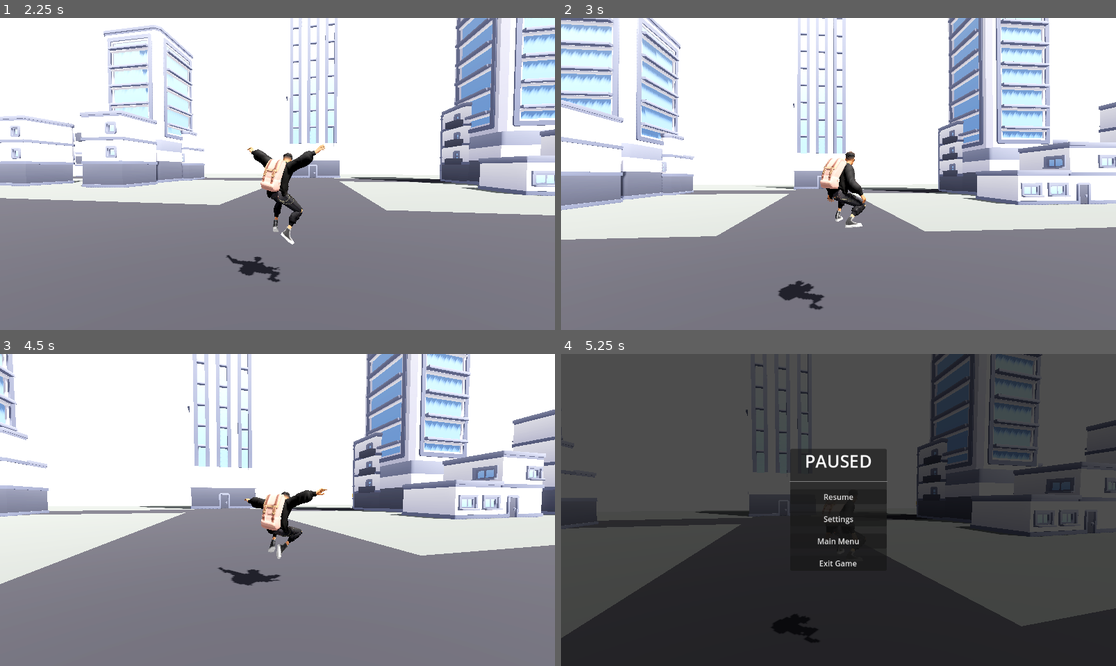
Above: before the commit, frames 1-4 (two rows, left to right).
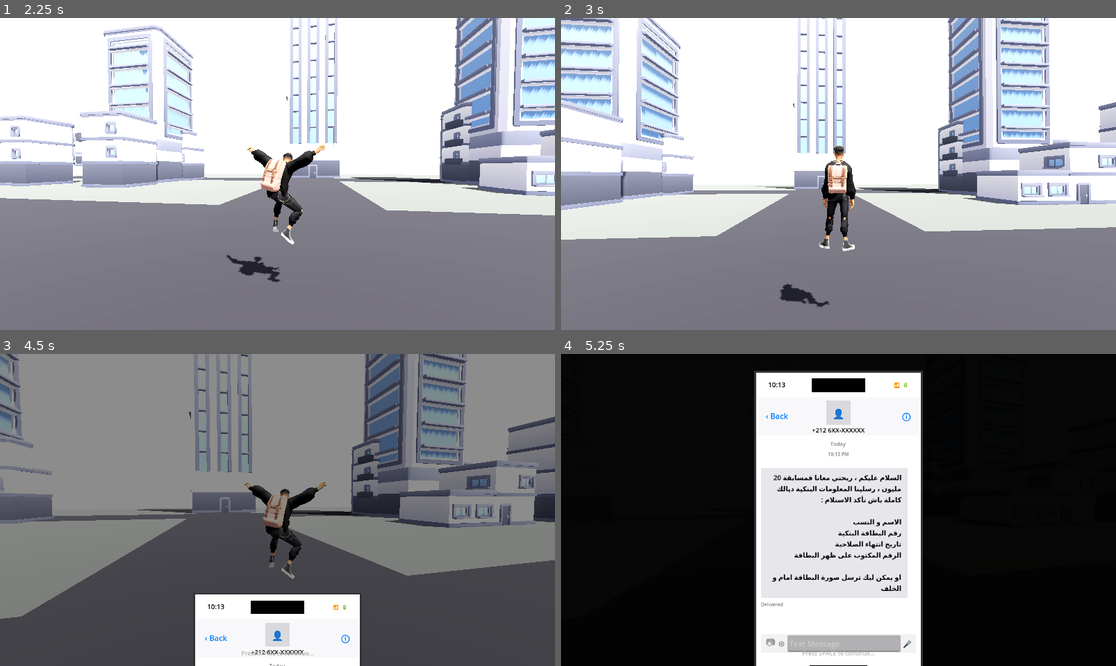
Above: after the commit, the same moments.

Repository: yassernamez03/Cyberethics
Game: Godot game, scene res://scenes/ui/main_menu.tscn
The game is run twice, just before and just after one commit, with the same random seed, the same clock (stepped at 60 frames per second) and the same inputs.
Inputs (mouse positions are in pixels of both pictures, inside the frame that each line leads up to):
- Up to frame 1 (2.25 s): click "New Game" at 0.5 s; tap Enter (ui_accept) at 1.25, 1.55, 2.1 s; move the mouse to (305, 174) at 1.27 s; hold E (interact) 1.28-2.03 s; hold W (move_forward) from 1.28 s (still down); click (305, 174) at 1.42 s; tap Space (jump) at 1.52, 1.82 s; move the mouse to (249, 174) at 2.02 s; click (249, 174) at 2.17 s
- Up to frame 2 (3 s): keep holding W (move_forward); tap Space (jump) at 2.27, 2.57 s; tap T at 2.3, 2.85 s; move the mouse to (849, 167) at 2.77 s; hold Space (jump) from 2.78 s (still down); click (849, 167) at 2.92 s
- Up to frame 3 (4.5 s): keep holding W (move_forward); move the mouse to (271, 516) at 3.52 s; release Space (jump) at 3.53 s; tap Space (jump) at 3.6, 3.77, 4.07 s; click (271, 516) at 3.67 s; tap E (interact) at 3.8 s; move the mouse to (316, 513) at 4.27 s; hold Enter (ui_accept) from 4.28 s (still down); right-click (316, 513) at 4.35 s; click (316, 513) at 4.42 s
- Up to frame 4 (5.25 s): tap Space (jump) at 4.52, 4.82, 5 s; tap Escape (pause) at 4.9 s; move the mouse to (672, 463) at 5.02 s; release W (move_forward) at 5.03 s; release Enter (ui_accept) at 5.03 s; hold A (move_left) from 5.03 s (still down); click (672, 463) at 5.1 s

Frame 1 is identical in both runs. In frame 2, 1.6% of the frame differs, in the area x 39-55%, y 40-94%; in frame 3, 93%; in frame 4, 98%, in the area x 0-100%, y 0-100%.

Commit message:
phone scene

Diff:
--- /dev/null
+++ b/scenes/ui/phone_screen.tscn
@@ -0,0 +1,368 @@
+[gd_scene load_steps=8 format=3 uid="uid://phone_screen_ui"]
+
+[ext_resource type="Script" path="res://scripts/ui/phone_screen.gd" id="1_script"]
+
+[sub_resource type="StyleBoxFlat" id="StyleBoxFlat_phone"]
+bg_color = Color(0.0, 0.0, 0.0, 1)
+corner_radius_left = 45
+corner_radius_top = 45
+corner_radius_right = 45
+corner_radius_bottom = 45
+border_width_left = 4
+border_width_top = 4
+border_width_right = 4
+border_width_bottom = 4
+border_color = Color(0.2, 0.2, 0.22, 1)
+
+[sub_resource type="StyleBoxFlat" id="StyleBoxFlat_screen"]
+bg_color = Color(1, 1, 1, 1)
+corner_radius_left = 40
+corner_radius_top = 40
+corner_radius_right = 40
+corner_radius_bottom = 40
+
+[sub_resource type="StyleBoxFlat" id="StyleBoxFlat_dynamicisland"]
+bg_color = Color(0, 0, 0, 1)
+corner_radius_left = 20
+corner_radius_top = 20
+corner_radius_right = 20
+corner_radius_bottom = 20
+
+[sub_resource type="StyleBoxFlat" id="StyleBoxFlat_bubble"]
+bg_color = Color(0.9, 0.9, 0.92, 1)
+corner_radius_left = 18
+corner_radius_top = 18
+corner_radius_right = 18
+corner_radius_bottom = 4
+
+[sub_resource type="StyleBoxFlat" id="StyleBoxFlat_header"]
+bg_color = Color(0.97, 0.97, 0.98, 1)
+
+[sub_resource type="StyleBoxFlat" id="StyleBoxFlat_inputbar"]
+bg_color = Color(0.95, 0.95, 0.96, 1)
+corner_radius_left = 20
+corner_radius_top = 20
+corner_radius_right = 20
+corner_radius_bottom = 20
+
+[node name="PhoneScreen" type="CanvasLayer"]
+layer = 100
+script = ExtResource("1_script")
+
+[node name="Background" type="ColorRect" parent="."]
+anchors_preset = 15
+anchor_right = 1.0
+anchor_bottom = 1.0
+grow_horizontal = 2
+grow_vertical = 2
+color = Color(0, 0, 0, 0.9)
+
+[node name="PhoneFrame" type="Panel" parent="."]
+anchors_preset = 8
+anchor_left = 0.5
+anchor_top = 0.5
+anchor_right = 0.5
+anchor_bottom = 0.5
+offset_left = -175.0
+offset_top = -350.0
+offset_right = 175.0
+offset_bottom = 350.0
+grow_horizontal = 2
+grow_vertical = 2
+theme_override_styles/panel = SubResource("StyleBoxFlat_phone")
+
+[node name="ScreenArea" type="Panel" parent="PhoneFrame"]
+layout_mode = 1
+anchors_preset = 15
+anchor_right = 1.0
+anchor_bottom = 1.0
+offset_left = 4.0
+offset_top = 4.0
+offset_right = -4.0
+offset_bottom = -4.0
+theme_override_styles/panel = SubResource("StyleBoxFlat_screen")
+
+[node name="DynamicIsland" type="Panel" parent="PhoneFrame/ScreenArea"]
+layout_mode = 1
+anchors_preset = 5
+anchor_left = 0.5
+anchor_right = 0.5
+offset_left = -55.0
+offset_top = 12.0
+offset_right = 55.0
+offset_bottom = 40.0
+grow_horizontal = 2
+theme_override_styles/panel = SubResource("StyleBoxFlat_dynamicisland")
+
+[node name="StatusBar" type="HBoxContainer" parent="PhoneFrame/ScreenArea"]
+layout_mode = 1
+anchors_preset = 10
+anchor_left = 0.0
+anchor_right = 1.0
+offset_left = 25.0
+offset_top = 15.0
+offset_right = -25.0
+offset_bottom = 35.0
+grow_horizontal = 2
+
+[node name="Time" type="Label" parent="PhoneFrame/ScreenArea/StatusBar"]
+layout_mode = 2
+theme_override_colors/font_color = Color(0, 0, 0, 1)
+theme_override_font_sizes/font_size = 14
+text = "9:41"
+
+[node name="Spacer" type="Control" parent="PhoneFrame/ScreenArea/StatusBar"]
+layout_mode = 2
+size_flags_horizontal = 3
+
+[node name="Icons" type="Label" parent="PhoneFrame/ScreenArea/StatusBar"]
+layout_mode = 2
+theme_override_colors/font_color = Color(0, 0, 0, 1)
+theme_override_font_sizes/font_size = 12
+text = "📶  🔋"
+horizontal_alignment = 2
+
+[node name="MessageHeader" type="Panel" parent="PhoneFrame/ScreenArea"]
+layout_mode = 1
+anchors_preset = 10
+anchor_left = 0.0
+anchor_right = 1.0
+offset_left = 5.0
+offset_top = 50.0
+offset_right = -5.0
+offset_bottom = 130.0
+grow_horizontal = 2
+theme_override_styles/panel = SubResource("StyleBoxFlat_header")
+
+[node name="BackButton" type="Label" parent="PhoneFrame/ScreenArea/MessageHeader"]
+layout_mode = 1
+anchors_preset = 4
+anchor_top = 0.5
+anchor_bottom = 0.5
+offset_left = 15.0
+offset_top = -12.0
+offset_right = 55.0
+offset_bottom = 12.0
+grow_vertical = 2
+theme_override_colors/font_color = Color(0.0, 0.48, 1.0, 1)
+theme_override_font_sizes/font_size = 16
+text = "‹ Back"
+
+[node name="AvatarCircle" type="ColorRect" parent="PhoneFrame/ScreenArea/MessageHeader"]
+layout_mode = 1
+anchors_preset = 5
+anchor_left = 0.5
+anchor_right = 0.5
+offset_left = -25.0
+offset_top = 8.0
+offset_right = 25.0
+offset_bottom = 58.0
+grow_horizontal = 2
+color = Color(0.85, 0.85, 0.87, 1)
+
+[node name="AvatarIcon" type="Label" parent="PhoneFrame/ScreenArea/MessageHeader/AvatarCircle"]
+layout_mode = 1
+anchors_preset = 8
+anchor_left = 0.5
+anchor_top = 0.5
+anchor_right = 0.5
+anchor_bottom = 0.5
+offset_left = -20.0
+offset_top = -15.0
+offset_right = 20.0
+offset_bottom = 15.0
+grow_horizontal = 2
+grow_vertical = 2
+theme_override_font_sizes/font_size = 24
+text = "👤"
+horizontal_alignment = 1
+vertical_alignment = 1
+
+[node name="ContactName" type="Label" parent="PhoneFrame/ScreenArea/MessageHeader"]
+layout_mode = 1
+anchors_preset = 5
+anchor_left = 0.5
+anchor_right = 0.5
+offset_left = -80.0
+offset_top = 60.0
+offset_right = 80.0
+offset_bottom = 80.0
+grow_horizontal = 2
+theme_override_colors/font_color = Color(0, 0, 0, 1)
+theme_override_font_sizes/font_size = 13
+text = "+212 6XX-XXXXXX"
+horizontal_alignment = 1
+
+[node name="InfoIcon" type="Label" parent="PhoneFrame/ScreenArea/MessageHeader"]
+layout_mode = 1
+anchors_preset = 6
+anchor_left = 1.0
+anchor_top = 0.5
+anchor_right = 1.0
+anchor_bottom = 0.5
+offset_left = -40.0
+offset_top = -12.0
+offset_right = -15.0
+offset_bottom = 12.0
+grow_horizontal = 0
+grow_vertical = 2
+theme_override_colors/font_color = Color(0.0, 0.48, 1.0, 1)
+theme_override_font_sizes/font_size = 20
+text = "ⓘ"
+horizontal_alignment = 2
+
+[node name="MessagesArea" type="ScrollContainer" parent="PhoneFrame/ScreenArea"]
+layout_mode = 1
+anchors_preset = 15
+anchor_right = 1.0
+anchor_bottom = 1.0
+offset_left = 10.0
+offset_top = 140.0
+offset_right = -10.0
+offset_bottom = -100.0
+grow_horizontal = 2
+grow_vertical = 2
+
+[node name="MessagesContainer" type="VBoxContainer" parent="PhoneFrame/ScreenArea/MessagesArea"]
+layout_mode = 2
+size_flags_horizontal = 3
+size_flags_vertical = 0
+theme_override_constants/separation = 6
+
+[node name="DateLabel" type="Label" parent="PhoneFrame/ScreenArea/MessagesArea/MessagesContainer"]
+layout_mode = 2
+theme_override_colors/font_color = Color(0.5, 0.5, 0.5, 1)
+theme_override_font_sizes/font_size = 11
+text = "Today"
+horizontal_alignment = 1
+
+[node name="TimeLabel" type="Label" parent="PhoneFrame/ScreenArea/MessagesArea/MessagesContainer"]
+layout_mode = 2
+theme_override_colors/font_color = Color(0.5, 0.5, 0.5, 1)
+theme_override_font_sizes/font_size = 10
+text = "9:41 AM"
+horizontal_alignment = 1
+
+[node name="Spacer1" type="Control" parent="PhoneFrame/ScreenArea/MessagesArea/MessagesContainer"]
+custom_minimum_size = Vector2(0, 10)
+layout_mode = 2
+
+[node name="MessageBubble" type="PanelContainer" parent="PhoneFrame/ScreenArea/MessagesArea/MessagesContainer"]
+layout_mode = 2
+size_flags_horizontal = 0
+theme_override_styles/panel = SubResource("StyleBoxFlat_bubble")
+
+[node name="MarginContainer" type="MarginContainer" parent="PhoneFrame/ScreenArea/MessagesArea/MessagesContainer/MessageBubble"]
+layout_mode = 2
+theme_override_constants/margin_left = 12
+theme_override_constants/margin_top = 10
+theme_override_constants/margin_right = 12
+theme_override_constants/margin_bottom = 10
+
+[node name="MessageLabel" type="Label" parent="PhoneFrame/ScreenArea/MessagesArea/MessagesContainer/MessageBubble/MarginContainer"]
+custom_minimum_size = Vector2(280, 0)
+layout_mode = 2
+theme_override_colors/font_color = Color(0, 0, 0, 1)
+theme_override_font_sizes/font_size = 14
+text = "السلام عليكم ، ربحتي معانا فمسابقة 20 مليون ، رسلينا المعلومات البنكية ديالك كاملة باش تأكد الاستلام :
+
+الاسم و النسب
+رقم البطاقة البنكية
+تاريخ انتهاء الصلاحية
+الرقم المكتوب على ظهر البطاقة
+
+او يمكن ليك ترسل صورة البطاقة امام و الخلف"
+autowrap_mode = 2
+horizontal_alignment = 2
+
+[node name="ReadReceipt" type="Label" parent="PhoneFrame/ScreenArea/MessagesArea/MessagesContainer"]
+layout_mode = 2
+theme_override_colors/font_color = Color(0.5, 0.5, 0.5, 1)
+theme_override_font_sizes/font_size = 10
+text = "Delivered"
+horizontal_alignment = 0
+
+[node name="InputArea" type="Panel" parent="PhoneFrame/ScreenArea"]
+layout_mode = 1
+anchors_preset = 12
+anchor_top = 1.0
+anchor_right = 1.0
+anchor_bottom = 1.0
+offset_left = 10.0
+offset_top = -90.0
+offset_right = -10.0
+offset_bottom = -50.0
+grow_horizontal = 2
+grow_vertical = 0
+theme_override_styles/panel = SubResource("StyleBoxFlat_inputbar")
+
+[node name="InputContent" type="HBoxContainer" parent="PhoneFrame/ScreenArea/InputArea"]
+layout_mode = 1
+anchors_preset = 15
+anchor_right = 1.0
+anchor_bottom = 1.0
+offset_left = 10.0
+offset_top = 5.0
+offset_right = -10.0
+offset_bottom = -5.0
+
+[node name="CameraIcon" type="Label" parent="PhoneFrame/ScreenArea/InputArea/InputContent"]
+layout_mode = 2
+theme_override_colors/font_color = Color(0.6, 0.6, 0.6, 1)
+theme_override_font_sizes/font_size = 20
+text = "📷"
+vertical_alignment = 1
+
+[node name="AppsIcon" type="Label" parent="PhoneFrame/ScreenArea/InputArea/InputContent"]
+layout_mode = 2
+theme_override_colors/font_color = Color(0.6, 0.6, 0.6, 1)
+theme_override_font_sizes/font_size = 18
+text = "⊕"
+vertical_alignment = 1
+
+[node name="InputField" type="LineEdit" parent="PhoneFrame/ScreenArea/InputArea/InputContent"]
+layout_mode = 2
+size_flags_horizontal = 3
+placeholder_text = "Text Message"
+editable = false
+
+[node name="MicIcon" type="Label" parent="PhoneFrame/ScreenArea/InputArea/InputContent"]
+layout_mode = 2
+theme_override_colors/font_color = Color(0.6, 0.6, 0.6, 1)
+theme_override_font_sizes/font_size = 18
+text = "🎤"
+vertical_alignment = 1
+
+[node name="HomeIndicator" type="ColorRect" parent="PhoneFrame/ScreenArea"]
+layout_mode = 1
+anchors_preset = 7
+anchor_left = 0.5
+anchor_top = 1.0
+anchor_right = 0.5
+anchor_bottom = 1.0
+offset_left = -60.0
+offset_top = -25.0
+offset_right = 60.0
+offset_bottom = -10.0
+grow_horizontal = 2
+grow_vertical = 0
+color = Color(0, 0, 0, 1)
+
+[node name="DismissHint" type="Label" parent="."]
+anchors_preset = 7
+anchor_left = 0.5
+anchor_top = 1.0
+anchor_right = 0.5
+anchor_bottom = 1.0
+offset_left = -150.0
+offset_top = -35.0
+offset_right = 150.0
+offset_bottom = -10.0
+grow_horizontal = 2
+grow_vertical = 0
+theme_override_colors/font_color = Color(0.7, 0.7, 0.7, 1)
+theme_override_font_sizes/font_size = 12
+text = "Press SPACE to continue..."
+horizontal_alignment = 1
+
+[node name="AnimationPlayer" type="AnimationPlayer" parent="."]
--- a/scripts/entities/player/player_controller_3rd.gd
+++ b/scripts/entities/player/player_controller_3rd.gd
@@ -288,6 +288,11 @@
 		else:
 			Input.set_mouse_mode(Input.MOUSE_MODE_CAPTURED)
 
+	# Press T to trigger phone/text message (for testing or manual trigger)
+	if event is InputEventKey and event.pressed and event.keycode == KEY_T:
+		if not _is_texting:
+			_trigger_texting_event()
+
 
 func _physics_process(delta: float) -> void:
 	_handle_movement(delta)
@@ -391,13 +396,17 @@
 	_texting_triggered = true
 	_is_texting = true
 
-	# Play texting animation
+	# Play texting animation first
 	var texting_anim = _get_available_animation(["Texting", "texting"])
 	if texting_anim != "":
 		animation_player.play(texting_anim)
-		print("📱 Player received a text message! Checking phone...")
-
-	# Emit signal for UI/game systems to show notification
+		print("📱 Player checking phone...")
+
+	# Wait for animation to play a bit before showing phone screen (2 seconds delay)
+	await get_tree().create_timer(2.0).timeout
+
+	# Emit signal for UI/game systems to show phone screen
+	print("📱 Showing phone screen...")
 	text_received.emit()
 
 
--- a/scripts/levels/kenney_city.gd
+++ b/scripts/levels/kenney_city.gd
@@ -15,11 +15,17 @@
 @onready var buildings: Node3D = $Buildings
 
 var _current_player: CharacterBody3D
+var _phone_screen: CanvasLayer = null
+
+const PHONE_SCREEN_SCENE := preload("res://scenes/ui/phone_screen.tscn")
 
 
 func _ready() -> void:
 	# Add collision to all buildings
 	_setup_building_collision()
+
+	# Setup phone screen UI
+	_setup_phone_screen()
 
 	if spawn_player_on_ready:
 		await get_tree().physics_frame
@@ -34,6 +40,12 @@
 	print("===========================================")
 
 
+func _setup_phone_screen() -> void:
+	"""Setup the phone screen UI for text message events."""
+	_phone_screen = PHONE_SCREEN_SCENE.instantiate()
+	add_child(_phone_screen)
+
+
 func spawn_player() -> CharacterBody3D:
 	if player_scene == null:
 		push_error("[KenneyCity] No player scene assigned!")
@@ -43,8 +55,20 @@
 	entities.add_child(_current_player)
 	_current_player.global_position = spawn_point.global_position
 
+	# Connect text_received signal to show phone screen
+	if _current_player.has_signal("text_received"):
+		_current_player.text_received.connect(_on_player_text_received)
+		print("[KenneyCity] Connected to player text_received signal")
+
 	print("[KenneyCity] Player spawned at ", spawn_point.global_position)
 	return _current_player
+
+
+func _on_player_text_received() -> void:
+	"""Called when player receives a phishing text message."""
+	if _phone_screen:
+		# Show the phishing message with default content
+		_phone_screen.show_message()
 
 
 func get_player() -> CharacterBody3D:
--- a/scripts/levels/modern_city.gd
+++ b/scripts/levels/modern_city.gd
@@ -18,6 +18,9 @@
 var _current_player: CharacterBody3D
 var _player_in_entrance_zone: bool = false
 var _current_entrance: Area3D = null
+var _phone_screen: CanvasLayer = null
+
+const PHONE_SCREEN_SCENE := preload("res://scenes/ui/phone_screen.tscn")
 
 
 func _ready() -> void:
@@ -26,6 +29,9 @@
 
 	# Setup building entrances
 	_setup_building_entrances()
+
+	# Setup phone screen UI
+	_setup_phone_screen()
 
 	if spawn_player_on_ready:
 		await get_tree().physics_frame
@@ -39,6 +45,12 @@
 	print("Controls: WASD = Move, Shift = Sprint, Mouse = Look, Space = Jump")
 	print("Press E near SkyF3 building entrance to enter")
 	print("===========================================")
+
+
+func _setup_phone_screen() -> void:
+	"""Setup the phone screen UI for text message events."""
+	_phone_screen = PHONE_SCREEN_SCENE.instantiate()
+	add_child(_phone_screen)
 
 
 func _input(event: InputEvent) -> void:
@@ -59,8 +71,20 @@
 	entities.add_child(_current_player)
 	_current_player.global_position = spawn_point.global_position
 
+	# Connect text_received signal to show phone screen
+	if _current_player.has_signal("text_received"):
+		_current_player.text_received.connect(_on_player_text_received)
+		print("[ModernCity] Connected to player text_received signal")
+
 	print("[KenneyCity] Player spawned at ", spawn_point.global_position)
 	return _current_player
+
+
+func _on_player_text_received() -> void:
+	"""Called when player receives a phishing text message."""
+	if _phone_screen:
+		# Show the phishing message with default content
+		_phone_screen.show_message()
 
 
 func get_player() -> CharacterBody3D:
--- /dev/null
+++ b/scripts/ui/phone_screen.gd
@@ -0,0 +1,159 @@
+# =============================================================================
+# PHONE SCREEN UI - iPhone-style phishing message overlay
+# =============================================================================
+# Displays an iPhone-style phone screen with phishing message when triggered
+# Path: res://scripts/ui/phone_screen.gd
+# =============================================================================
+
+extends CanvasLayer
+
+signal dismissed
+
+@onready var background: ColorRect = $Background
+@onready var phone_frame: Panel = $PhoneFrame
+@onready var message_label: Label = $PhoneFrame/ScreenArea/MessagesArea/MessagesContainer/MessageBubble/MarginContainer/MessageLabel
+@onready var contact_name: Label = $PhoneFrame/ScreenArea/MessageHeader/ContactName
+@onready var time_label: Label = $PhoneFrame/ScreenArea/StatusBar/Time
+@onready var time_stamp: Label = $PhoneFrame/ScreenArea/MessagesArea/MessagesContainer/TimeLabel
+@onready var animation_player: AnimationPlayer = $AnimationPlayer
+
+var _can_dismiss: bool = false
+
+
+func _ready() -> void:
+	# Update time to current
+	var time = Time.get_time_dict_from_system()
+	var hour_12 = time.hour if time.hour <= 12 else time.hour - 12
+	if hour_12 == 0:
+		hour_12 = 12
+	var am_pm = "AM" if time.hour < 12 else "PM"
+	time_label.text = "%d:%02d" % [hour_12, time.minute]
+	time_stamp.text = "%d:%02d %s" % [hour_12, time.minute, am_pm]
+
+	# Initially hidden
+	visible = false
+
+	# Setup animations
+	_setup_animations()
+
+
+func _setup_animations() -> void:
+	# Create show animation
+	var show_anim = Animation.new()
+	show_anim.length = 0.5
+
+	# Background fade in
+	var bg_track = show_anim.add_track(Animation.TYPE_VALUE)
+	show_anim.track_set_path(bg_track, "Background:modulate")
+	show_anim.track_insert_key(bg_track, 0.0, Color(1, 1, 1, 0))
+	show_anim.track_insert_key(bg_track, 0.3, Color(1, 1, 1, 1))
+
+	# Phone slide up
+	var phone_track = show_anim.add_track(Animation.TYPE_VALUE)
+	show_anim.track_set_path(phone_track, "PhoneFrame:offset_top")
+	show_anim.track_insert_key(phone_track, 0.0, 400.0)
+	show_anim.track_insert_key(phone_track, 0.4, -320.0)
+	show_anim.track_set_interpolation_type(phone_track, Animation.INTERPOLATION_CUBIC)
+
+	var phone_track2 = show_anim.add_track(Animation.TYPE_VALUE)
+	show_anim.track_set_path(phone_track2, "PhoneFrame:offset_bottom")
+	show_anim.track_insert_key(phone_track2, 0.0, 1040.0)
+	show_anim.track_insert_key(phone_track2, 0.4, 320.0)
+	show_anim.track_set_interpolation_type(phone_track2, Animation.INTERPOLATION_CUBIC)
+
+	# Create hide animation
+	var hide_anim = Animation.new()
+	hide_anim.length = 0.3
+
+	# Background fade out
+	var bg_track2 = hide_anim.add_track(Animation.TYPE_VALUE)
+	hide_anim.track_set_path(bg_track2, "Background:modulate")
+	hide_anim.track_insert_key(bg_track2, 0.0, Color(1, 1, 1, 1))
+	hide_anim.track_insert_key(bg_track2, 0.3, Color(1, 1, 1, 0))
+
+	# Phone slide down
+	var phone_track3 = hide_anim.add_track(Animation.TYPE_VALUE)
+	hide_anim.track_set_path(phone_track3, "PhoneFrame:offset_top")
+	hide_anim.track_insert_key(phone_track3, 0.0, -320.0)
+	hide_anim.track_insert_key(phone_track3, 0.3, 400.0)
+
+	var phone_track4 = hide_anim.add_track(Animation.TYPE_VALUE)
+	hide_anim.track_set_path(phone_track4, "PhoneFrame:offset_bottom")
+	hide_anim.track_insert_key(phone_track4, 0.0, 320.0)
+	hide_anim.track_insert_key(phone_track4, 0.3, 1040.0)
+
+	# Add animations to library
+	var lib = AnimationLibrary.new()
+	lib.add_animation("show", show_anim)
+	lib.add_animation("hide", hide_anim)
+	animation_player.add_animation_library("", lib)
+
+
+func show_message(sender: String = "", message: String = "") -> void:
+	"""Display the phone screen with a phishing message."""
+	if message != "":
+		message_label.text = message
+	if sender != "":
+		contact_name.text = sender
+
+	visible = true
+	_can_dismiss = false
+
+	# Pause the game
+	get_tree().paused = true
+	process_mode = Node.PROCESS_MODE_ALWAYS
+
+	# Release mouse for UI interaction
+	Input.set_mouse_mode(Input.MOUSE_MODE_VISIBLE)
+
+	# Play show animation
+	animation_player.play("show")
+
+	# Allow dismiss after animation
+	await animation_player.animation_finished
+	_can_dismiss = true
+
+	print("Phone screen displayed - Press SPACE to dismiss")
+
+
+func hide_phone() -> void:
+	"""Hide the phone screen and resume game."""
+	if not _can_dismiss:
+		return
+
+	_can_dismiss = false
+
+	# Play hide animation
+	animation_player.play("hide")
+	await animation_player.animation_finished
+
+	visible = false
+
+	# Resume the game
+	get_tree().paused = false
+
+	# Recapture mouse for gameplay
+	Input.set_mouse_mode(Input.MOUSE_MODE_CAPTURED)
+
+	dismissed.emit()
+	print("Phone dismissed - Resuming gameplay")
+
+
+func _input(event: InputEvent) -> void:
+	if not visible or not _can_dismiss:
+		return
+
+	# Dismiss on space, enter, or click
+	if event.is_action_pressed("jump") or event.is_action_pressed("ui_accept"):
+		hide_phone()
+	elif event is InputEventMouseButton and event.pressed:
+		hide_phone()
+
+
+func _unhandled_input(event: InputEvent) -> void:
+	if not visible or not _can_dismiss:
+		return
+
+	# Also catch escape to dismiss
+	if event.is_action_pressed("pause") or event.is_action_pressed("ui_cancel"):
+		hide_phone()
Binary file added: assets/animations/Texting.fbx
Not shown, added: assets/animations/Texting.fbx.import
Not shown, added: scripts/ui/phone_screen.gd.uid
